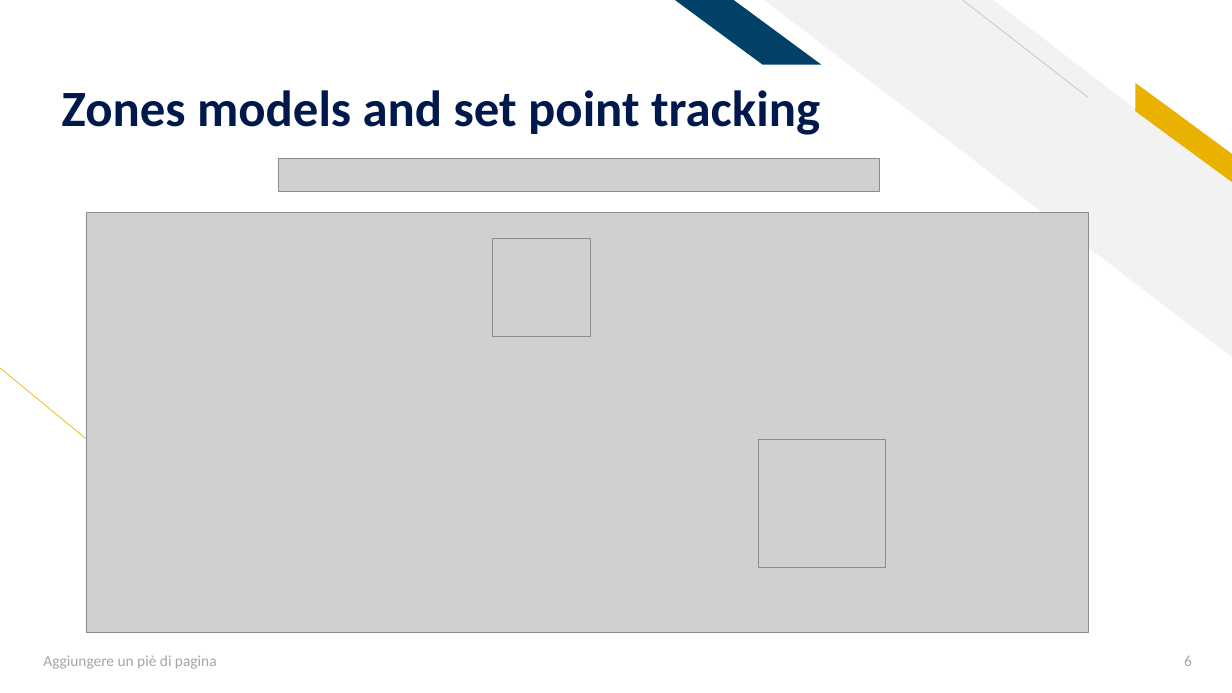
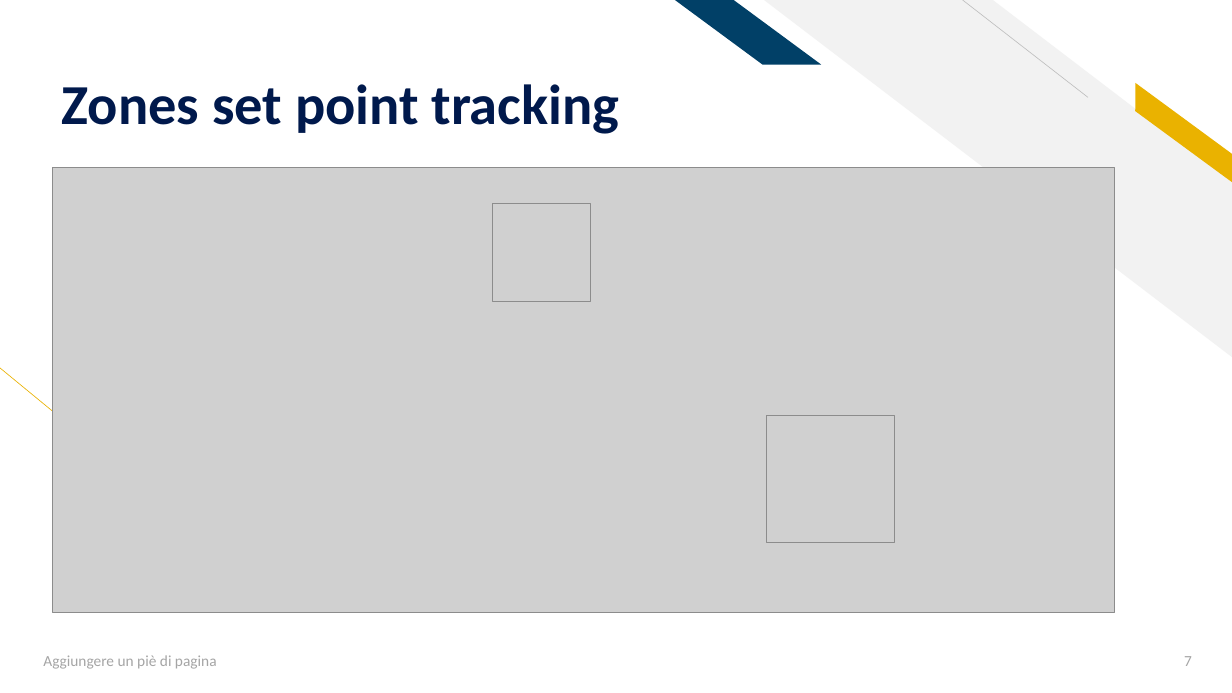
Before and after one commit to AleFire99/AES-git-repo, a slide deck: slide 7 of Aes_Project_2021_2022 Fire.pptx (slide 6 before the commit). Drawn at 1232x693 pixels with LibreOffice and Linux fonts; fonts in the diff are those of the drawing; grey boxes stand for pictures. Boxes give left, top, right and bottom in pixels: in the first picture for what was removed or moved away, otherwise in the second. Text is boxed around its words. In the diff, an @@ line names an element or a change of style, - is before the commit and + after.

Commit message:
Modified powers in Model 1, added modifications in my powerpoint (WIP).

```diff
--- a/Aes_Project_2021_2022 Fire.pptx
+++ b/Aes_Project_2021_2022 Fire.pptx
@@ title at <box>62,84,620,134</box>: text changed; size 39.6 to 44 pt @@
-Zones models and set point tracking
+Zones set point tracking
@@ picture: place and size @@
-picture at <box>86,213,1089,632</box>
+picture at <box>53,167,1115,612</box>
@@ picture removed at <box>278,159,879,192</box> @@
@@ picture: place and size @@
-picture at <box>493,238,591,336</box>
+picture at <box>493,204,591,302</box>
@@ picture: place and size @@
-picture at <box>759,440,886,567</box>
+picture at <box>767,415,895,543</box>
@@ page number at <box>1184,656,1192,666</box>: text changed @@
-6
+7
```
Also in this commit, not shown: 4 other slides changed, 1 slide added, 1 other file.
